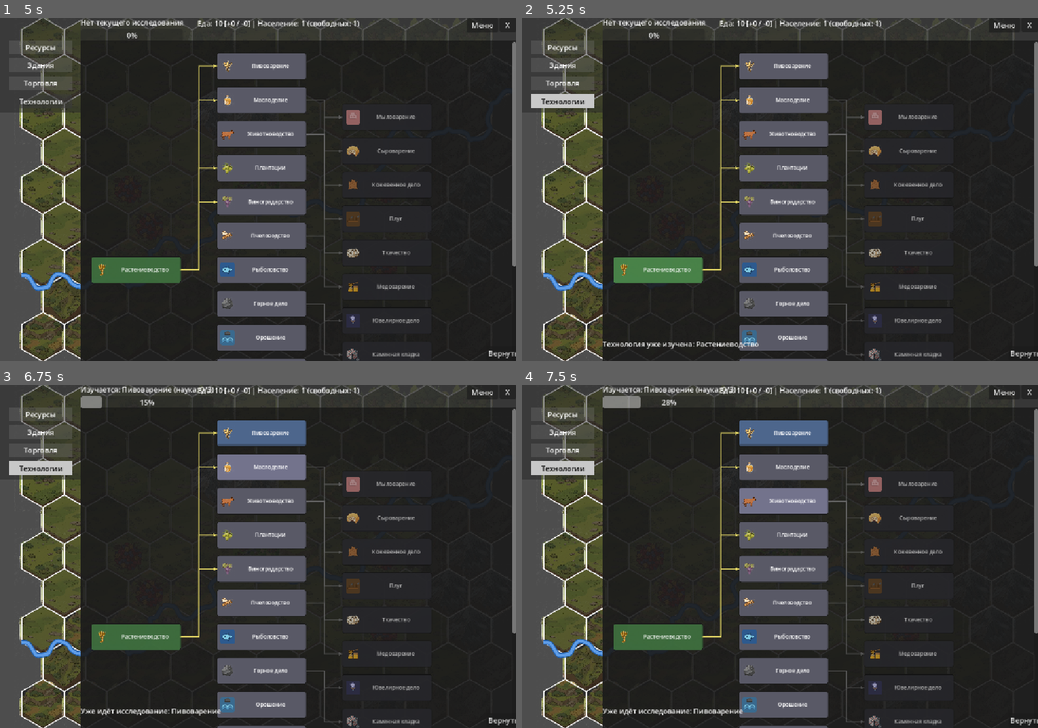
Above: before the commit, frames 1-4 (two rows, left to right).
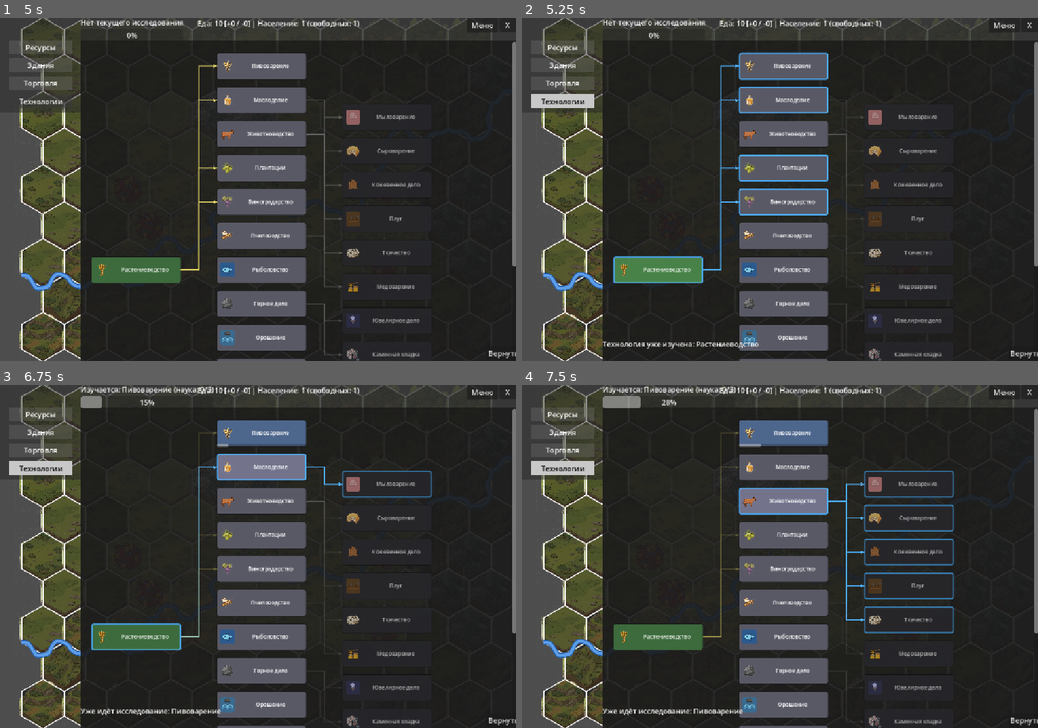
Above: after the commit, the same moments.

Repository: Night-Pryanik/The-City
Game: Godot game, scene res://scenes/main_menu.tscn
The game is run twice, just before and just after one commit, with the same random seed, the same clock (stepped at 60 frames per second) and the same inputs.
Inputs (mouse positions are in pixels of both pictures, inside the frame that each line leads up to):
- Up to frame 1 (5 s): click "Новая игра" at 0.5 s; click (10, 48) at 1.25 s; click "Ресурсы" at 2 s; click "Здания" at 2.75 s; click "Торговля" at 3.5 s; click "Технологии" at 4.25 s
- Up to frame 2 (5.25 s): click (656, 268) at 5.02 s
- Up to frame 3 (6.75 s): click (263, 433) at 5.77 s; click (263, 467) at 6.52 s
- Up to frame 4 (7.5 s): click (785, 501) at 7.27 s

Frame 1 is identical in both runs. In frame 2, 1.6% of the frame differs, in the area x 17-67%, y 9-99%; in frame 3, 1.1%; in frame 4, 1.8%, in the area x 34-84%, y 13-99%.

Commit message:
Подсветка взаимосвязей между технологиями

Diff:
--- a/scripts/tech_tree.gd
+++ b/scripts/tech_tree.gd
@@ -13,31 +13,33 @@
 extends Control
 
 # --- Размеры ---
-const COL_GAP: int = 80                # горизонтальный зазор между колонками
-const COL_PADDING: int = 24            # отступ от края _inner
-const BUTTON_WIDTH: int = 200          # фиксированная ширина кнопки
-const BUTTON_HEIGHT: int = 60          # фиксированная высота кнопки
-const BUTTON_VERTICAL_GAP: int = 16    # вертикальный зазор между кнопками в колонке
-const ICON_SIZE: int = 32              # размер иконки слева от названия
+const COL_GAP: int = 80 # горизонтальный зазор между колонками
+const COL_PADDING: int = 24 # отступ от края _inner
+const BUTTON_WIDTH: int = 200 # фиксированная ширина кнопки
+const BUTTON_HEIGHT: int = 60 # фиксированная высота кнопки
+const BUTTON_VERTICAL_GAP: int = 16 # вертикальный зазор между кнопками в колонке
+const ICON_SIZE: int = 32 # размер иконки слева от названия
 
 # --- Внешние ссылки (заполняются в setup) ---
-var current_label: Label               # "Изучается: ..." (Label вверху панели)
-var progress_bar: ProgressBar          # прогресс-бар текущего исследования
+var current_label: Label # "Изучается: ..." (Label вверху панели)
+var progress_bar: ProgressBar # прогресс-бар текущего исследования
 
 # --- Внутренние узлы ---
 var _scroll: ScrollContainer
-var _inner: Control                    # большой Control, размер = вся площадь дерева
-var _columns: Array = []               # [Control, Control, ...] по колонкам
-var _tech_nodes: Dictionary = {}       # tech_id -> {button, column, row}
-var _arrows_layer: Control             # Control, в котором _draw рисует стрелки
-var _fonts_adjusted: bool = false      # отложенный автоподбор шрифта уже отработал
+var _inner: Control # большой Control, размер = вся площадь дерева
+var _columns: Array = [] # [Control, Control, ...] по колонкам
+var _tech_nodes: Dictionary = {} # tech_id -> {button, column, row}
+var _arrows_layer: Control # Control, в котором _draw рисует стрелки
+var _fonts_adjusted: bool = false # отложенный автоподбор шрифта уже отработал
+var _hovered_tech_id: String = "" # ID технологии, на которую наведён курсор
+var _related_techs: Dictionary = {} # tech_id -> bool, связанные технологии для подсветки
 
 # --- Плавная анимация прогресс-бара ---
 # При обновлении на тике ставим _progress_target, а в _process догоняем
 # progress_bar.value с фиксированной скоростью. Без этого прогресс-бар
 # дёргается скачками раз в 2 секунды (PRODUCTION_INTERVAL).
 var _progress_target: float = 0.0
-const PROGRESS_INTERP_SPEED: float = 60.0  # единиц/сек (0..100)
+const PROGRESS_INTERP_SPEED: float = 60.0 # единиц/сек (0..100)
 
 signal research_requested(tech_id: String)
 
@@ -431,6 +433,10 @@
     var tech_id: String = tech_data["id"]
     btn.pressed.connect(_on_tech_pressed.bind(tech_id))
 
+    # Наведение — подсветка связанных технологий и стрелок.
+    btn.mouse_entered.connect(_on_tech_button_mouse_entered.bind(tech_id))
+    btn.mouse_exited.connect(_on_tech_button_mouse_exited.bind(tech_id))
+
     return btn
 
 func _adjust_fonts() -> void:
@@ -528,7 +534,7 @@
         var is_current: bool = tech_id == current_id
         var is_available: bool = CityData.is_tech_available(tech_id)
 
-        _style_button(btn, is_unlocked, is_current, is_available)
+        _style_button(btn, is_unlocked, is_current, is_available, tech_id)
 
         # Прогресс-бар на кнопке (виден только у текущего исследования)
         var progress: ProgressBar = _find_progress_in_button(btn)
@@ -563,7 +569,7 @@
             return child
     return null
 
-func _style_button(btn: Button, is_unlocked: bool, is_current: bool, is_available: bool):
+func _style_button(btn: Button, is_unlocked: bool, is_current: bool, is_available: bool, tech_id: String = ""):
     # Стили зависят от состояния. Все стили наследуют общие свойства
     # (бордюр, скругление), но отличаются фоном.
     var bg := Color(0.20, 0.20, 0.22)
@@ -602,15 +608,30 @@
     btn.add_theme_stylebox_override("disabled", style_disabled)
     btn.add_theme_color_override("font_color", font_col)
     btn.modulate = modulate
+
+    # Подсветка рамки для связанных технологий при наведении.
+    if not tech_id.is_empty() and _related_techs.has(tech_id):
+        var border_color := Color(0.3, 0.7, 1.0, 1.0)
+        style_normal.border_color = border_color
+        style_hover.border_color = border_color
+        style_pressed.border_color = border_color
+        style_normal.set_border_width_all(3)
+        style_hover.set_border_width_all(3)
+        style_pressed.set_border_width_all(3)
+        btn.add_theme_stylebox_override("normal", style_normal)
+        btn.add_theme_stylebox_override("hover", style_hover)
+        btn.add_theme_stylebox_override("pressed", style_pressed)
+        btn.add_theme_stylebox_override("disabled", style_disabled)
+
     # Все кнопки остаются кликабельными — корректность старта исследования
     # проверяет CityData.start_research() и эмитит research_error в случае
     # конфликта (уже идёт другое, не выполнены требования и т.п.).
     btn.disabled = false
 
-func _make_button_stylebox(bg_color: Color) -> StyleBoxFlat:
+func _make_button_stylebox(bg_color: Color, border_width: int = 1) -> StyleBoxFlat:
     var s := StyleBoxFlat.new()
     s.bg_color = bg_color
-    s.set_border_width_all(1)
+    s.set_border_width_all(border_width)
     s.border_color = Color(0.10, 0.10, 0.10)
     s.set_corner_radius_all(4)
     return s
@@ -654,6 +675,55 @@
 func _on_tech_pressed(tech_id: String):
     emit_signal("research_requested", tech_id)
 
+func _on_tech_button_mouse_entered(tech_id: String):
+    if _hovered_tech_id == tech_id:
+        return
+    _hovered_tech_id = tech_id
+    _update_related_techs(tech_id)
+    _update_hover_states()
+
+func _on_tech_button_mouse_exited(tech_id: String):
+    if _hovered_tech_id != tech_id:
+        return
+    _hovered_tech_id = ""
+    _related_techs.clear()
+    _update_hover_states()
+
+func _update_related_techs(tech_id: String):
+    # Собираем все связанные технологии: прямые предки и потомки.
+    _related_techs.clear()
+    _related_techs[tech_id] = true # сама технология тоже подсвечивается
+
+    # Прямые предки (родители)
+    var parents_map: Dictionary = {}
+    for tech in GameData.technologies:
+        var tid: String = tech["id"]
+        var prereqs = tech.get("prerequisites", [])
+        for group in prereqs:
+            for req in group:
+                if not parents_map.has(tid):
+                    parents_map[tid] = []
+                parents_map[tid].append(req)
+
+    if parents_map.has(tech_id):
+        for parent_id in parents_map[tech_id]:
+            _related_techs[parent_id] = true
+
+    # Потомки (дети)
+    for tech in GameData.technologies:
+        var tid: String = tech["id"]
+        var prereqs = tech.get("prerequisites", [])
+        for group in prereqs:
+            if tech_id in group:
+                _related_techs[tid] = true
+                break
+
+func _update_hover_states():
+    # Обновляем стили кнопок и перерисовываем стрелки.
+    _update_states()
+    if is_instance_valid(_arrows_layer):
+        _arrows_layer.queue_redraw()
+
 func _on_arrows_draw():
     # Рисуем стрелки от каждой технологии к её наследникам.
     # Координаты считаем в системе _arrows_layer (== _inner).
@@ -663,8 +733,9 @@
     var unlocked = CityData.unlocked_technologies
     var current_id: String = CityData.current_research_tech_id
     var color_unlocked := Color(0.6, 0.9, 0.6, 0.9)
-    var color_active := Color(0.9, 0.85, 0.4, 0.9)  # родитель изучен, ребёнок ещё нет
+    var color_active := Color(0.9, 0.85, 0.4, 0.9) # родитель изучен, ребёнок ещё нет
     var color_locked := Color(0.4, 0.4, 0.4, 0.5)
+    var color_hover := Color(0.3, 0.7, 1.0, 1.0) # ярко-голубой для подсвечиваемых связей
 
     # Строим карту «родитель → список детей» из prerequisites.
     var children_map: Dictionary = {}
@@ -702,7 +773,7 @@
                 child_btn.position.y + child_btn.size.y * 0.5
             )
 
-            # Цвет в зависимости от состояний
+            # Определяем цвет стрелки
             var color: Color = color_active
             var parent_unlocked: bool = parent_id in unlocked
             var child_unlocked: bool = child_id in unlocked
@@ -710,6 +781,15 @@
                 color = color_unlocked
             elif not parent_unlocked:
                 color = color_locked
+
+            # Если есть наведённая технология — подсвечиваем связанные стрелки.
+            if not _hovered_tech_id.is_empty():
+                var is_related: bool = (parent_id == _hovered_tech_id or child_id == _hovered_tech_id)
+                if is_related:
+                    color = color_hover
+                else:
+                    # Несвязанные стрелки затемняем.
+                    color.a = 0.2
 
             # Зигзаг: горизонталь от родителя, вертикаль в середине, горизонталь к ребёнку.
             var mid_x: float = (parent_right.x + child_left.x) * 0.5
